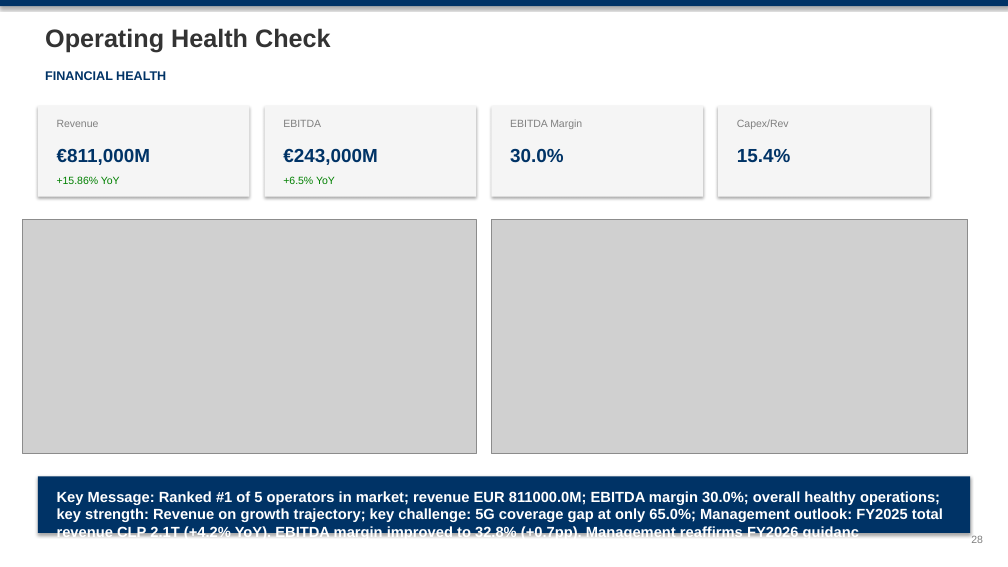
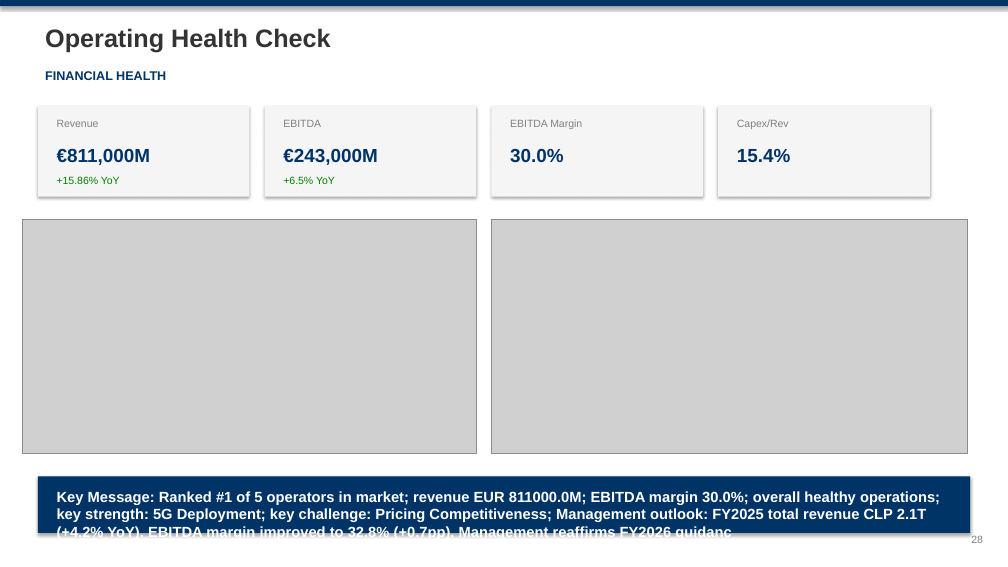
Before and after one commit to mypinseeker/BLM-Financial-Report-Analysis, a slide deck: slide 28 of reports/chile/entel_cl/CQ4_2025/blm_entel_cl_analysis_cq4_2025.pptx. Drawn at 1008x567 pixels with LibreOffice and Linux fonts; fonts in the diff are those of the drawing; grey boxes stand for pictures. Boxes give left, top, right and bottom in pixels: in the first picture for what was removed or moved away, otherwise in the second. Text is boxed around its words. In the diff, an @@ line names an element or a change of style, - is before the commit and + after.

```diff
--- a/reports/chile/entel_cl/CQ4_2025/blm_entel_cl_analysis_cq4_2025.pptx
+++ b/reports/chile/entel_cl/CQ4_2025/blm_entel_cl_analysis_cq4_2025.pptx
@@ text at (57, 491, 940, 540): text changed @@
-Key Message: Ranked #1 of 5 operators in market; revenue EUR 811000.0M; EBITDA margin 30.0%; overall healthy operations; key strength: Revenue on growth trajectory; key challenge: 5G coverage gap at only 65.0%; Management outlook: FY2025 total revenue CLP 2.1T (+4.2% YoY). EBITDA margin improved to 32.8% (+0.7pp). Management reaffirms FY2026 guidanc
+Key Message: Ranked #1 of 5 operators in market; revenue EUR 811000.0M; EBITDA margin 30.0%; overall healthy operations; key strength: 5G Deployment; key challenge: Pricing Competitiveness; Management outlook: FY2025 total revenue CLP 2.1T (+4.2% YoY). EBITDA margin improved to 32.8% (+0.7pp). Management reaffirms FY2026 guidanc
```
Also in this commit, not shown: 12 other slides changed, 15 other files.
